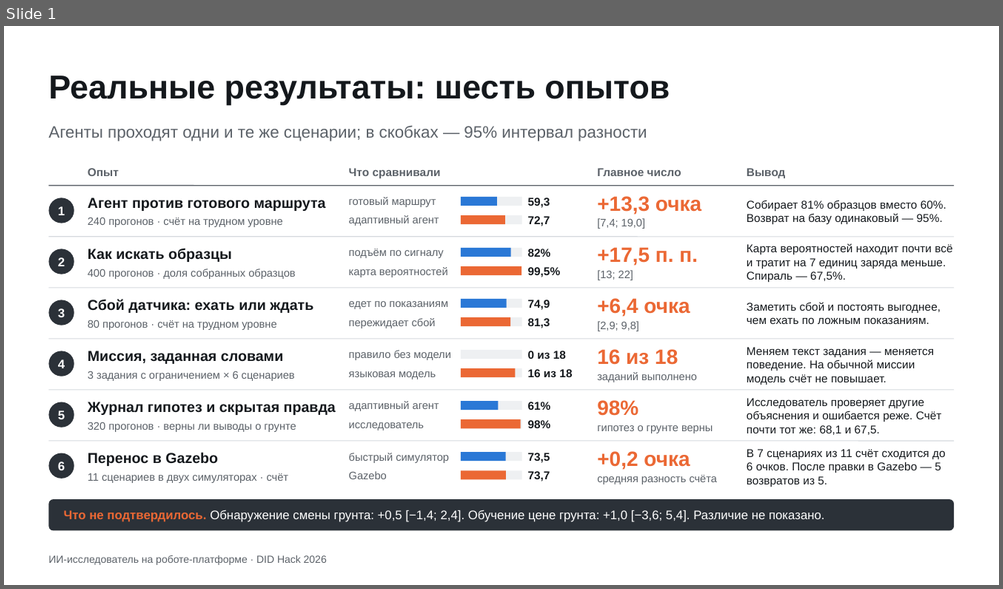
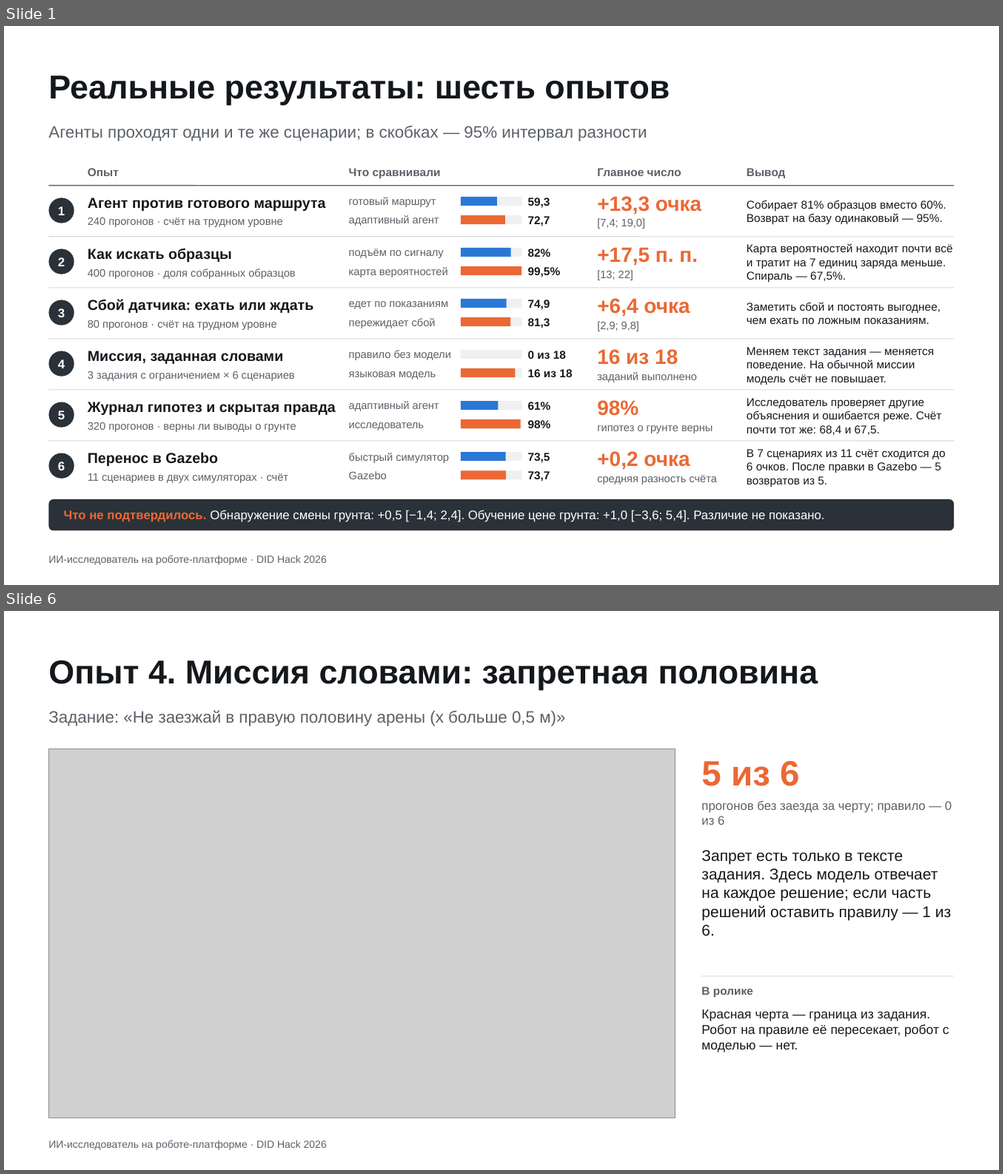
Before and after one commit to Mput13/did-hack, a slide deck: presentation/results_slide.pptx. Shown one above the other, each under a label of ours: slide 1 before the commit, slides 1 and 6 after it; the slides between them are not shown. The pictures are 1003x589 and 1003x1174 pixels, drawn with LibreOffice and Linux fonts; fonts in the diff are those of the drawing; grey boxes stand for pictures. Boxes give left, top, right and bottom in pixels: in the first picture for what was removed or moved away, otherwise in the second. Text is boxed around its words. In the diff, an @@ line names an element or a change of style, - is before the commit and + after.

```diff
--- a/presentation/results_slide.pptx
+++ b/presentation/results_slide.pptx
@@ slide 6 added at [4,611,999,1170], background #FFFFFF; not listed: 1 template element that a slide beside it also shows @@
@@ title added at [48,660,818,690], 32 pt, text #14181C, bold @@
+Опыт 4. Миссия словами: запретная половина
@@ text added at [48,710,565,726], 16 pt, text #5B6168 @@
+Задание: «Не заезжай в правую половину арены (x больше 0,5 м)»
@@ picture added at [48,749,674,1119] @@
@@ text added at [701,761,799,786], 34 pt, text #EB6834, bold @@
+5 из 6
@@ text added at [701,801,951,825], 12 pt, text #5B6168 @@
+прогонов без заезда за черту; правило — 0 из 6
@@ text added at [701,850,950,937], 15 pt, text #14181C @@
+Запрет есть только в тексте задания. Здесь модель отвечает на каждое решение; если часть решений оставить правилу — 1 из 6.
@@ text added at [701,987,753,997], 11 pt, text #5B6168, bold @@
+В ролике
@@ line added from (702, 977) to (954, 977), #D5D9DE 0.75 pt @@
@@ text added at [701,1010,949,1053], 12.5 pt, text #14181C @@
+Красная черта — граница из задания. Робот на правиле её пересекает, робот с моделью — нет.
@@ slide 1 changed as well @@
@@ text at [746,398,942,435]: text changed @@
-Исследователь проверяет другие объяснения и ошибается реже. Счёт почти тот же: 68,1 и 67,5.
+Исследователь проверяет другие объяснения и ошибается реже. Счёт почти тот же: 68,4 и 67,5.
```
Also in this commit, not shown: 7 other slides added, 16 other files.
